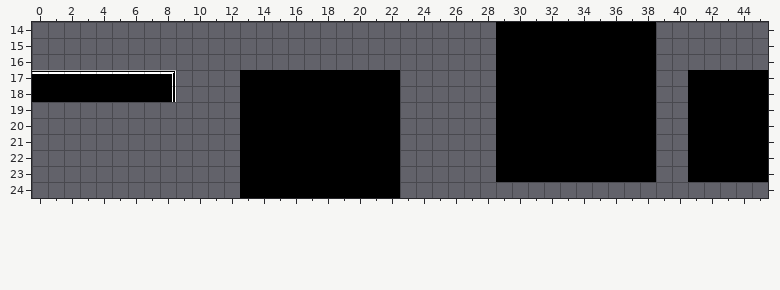
One commit to this Tiled map: assets/levelOneMap.tmx. That is the earlier state.
Cells are 16x16 px. Shown: x 0..45, y 14..24.
After the commit:
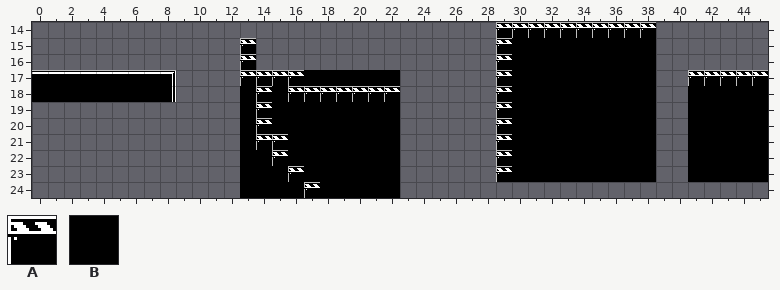
Key: from "onebittilemap_packed": A 190, B 378.
_ is an empty cell.
The exact change:
Layer "GroundLayer":
y 14: x 29..38 BBBBBBBBBB -> AAAAAAAAAA
y 15..16: x 13 _ -> A; x 29 B -> A
y 17: x 13..16 BBBB -> AAAA; x 29 B -> A; x 41..45 BBBBB -> AAAAA
y 18: x 14 B -> A; x 16..22 BBBBBBB -> AAAAAAA; x 29 B -> A
y 19..20: x 14 B -> A; x 29 B -> A
y 21: x 14..15 BB -> AA; x 29 B -> A
y 22: x 15 B -> A; x 29 B -> A
y 23: x 16 B -> A; x 29 B -> A
y 24: x 17 B -> A
Boxes around the changes in both pictures, in picture pixels (x1, y1, x2, y2):
changed: (496, 22, 656, 182)
changed: (240, 38, 400, 198)
changed: (688, 70, 768, 86)
